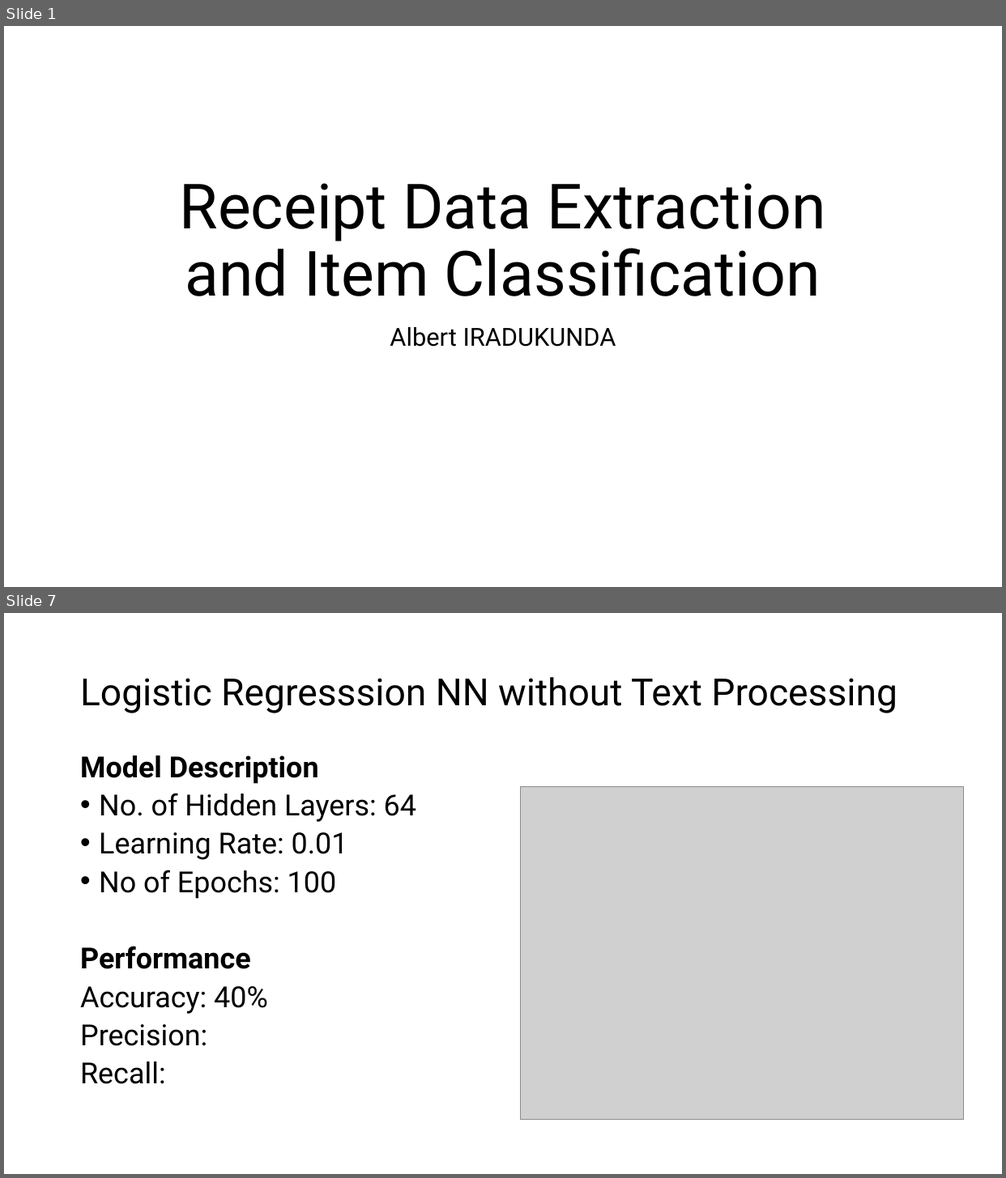
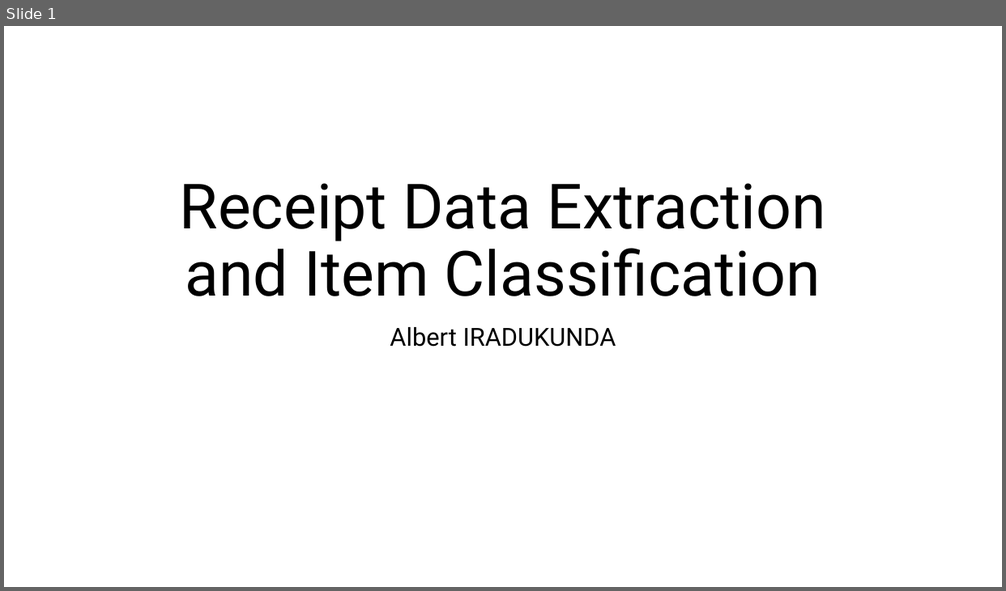
Before and after one commit to iradualbert/dst-receipt-expense, a slide deck: Receipt_Images_Processing.pptx. Shown one above the other, each under a label of ours: slides 1 and 7 before the commit, slide 1 after it; the slides between them are not shown. The pictures are 1006x1178 and 1006x591 pixels, drawn with LibreOffice and Linux fonts; fonts in the diff are those of the drawing; grey boxes stand for pictures. Boxes give left, top, right and bottom in pixels: in the first picture for what was removed or moved away, otherwise in the second. Text is boxed around its words. In the diff, an @@ line names an element or a change of style, - is before the commit and + after.

```diff
--- a/Receipt_Images_Processing.pptx
+++ b/Receipt_Images_Processing.pptx
@@ slide 7 removed at (4, 613, 1002, 1174), background #FFFFFF @@
@@ title removed at (80, 677, 897, 713) @@
-Logistic Regresssion NN without Text Processing
@@ text removed at (80, 756, 416, 1084) @@
-Model Description
-• No. of Hidden Layers: 64
-• Learning Rate: 0.01
-• No of Epochs: 100
-Performance
-Accuracy: 40%
-Precision:
-Recall:
@@ picture removed at (521, 786, 965, 1120) @@
```
Also in this commit, not shown: 5 slides changed, 7 slides added, 2 other slides removed, 3 other files.
